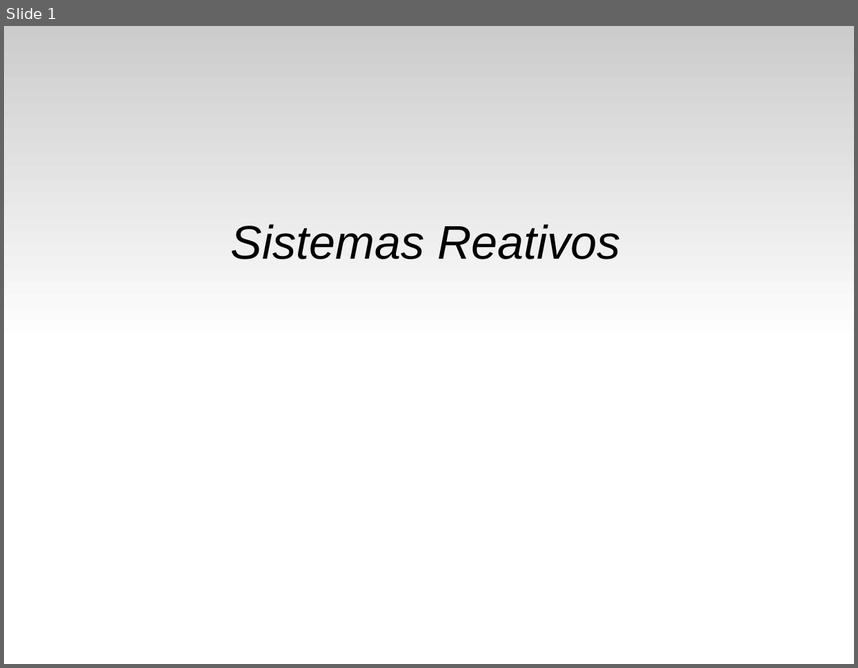
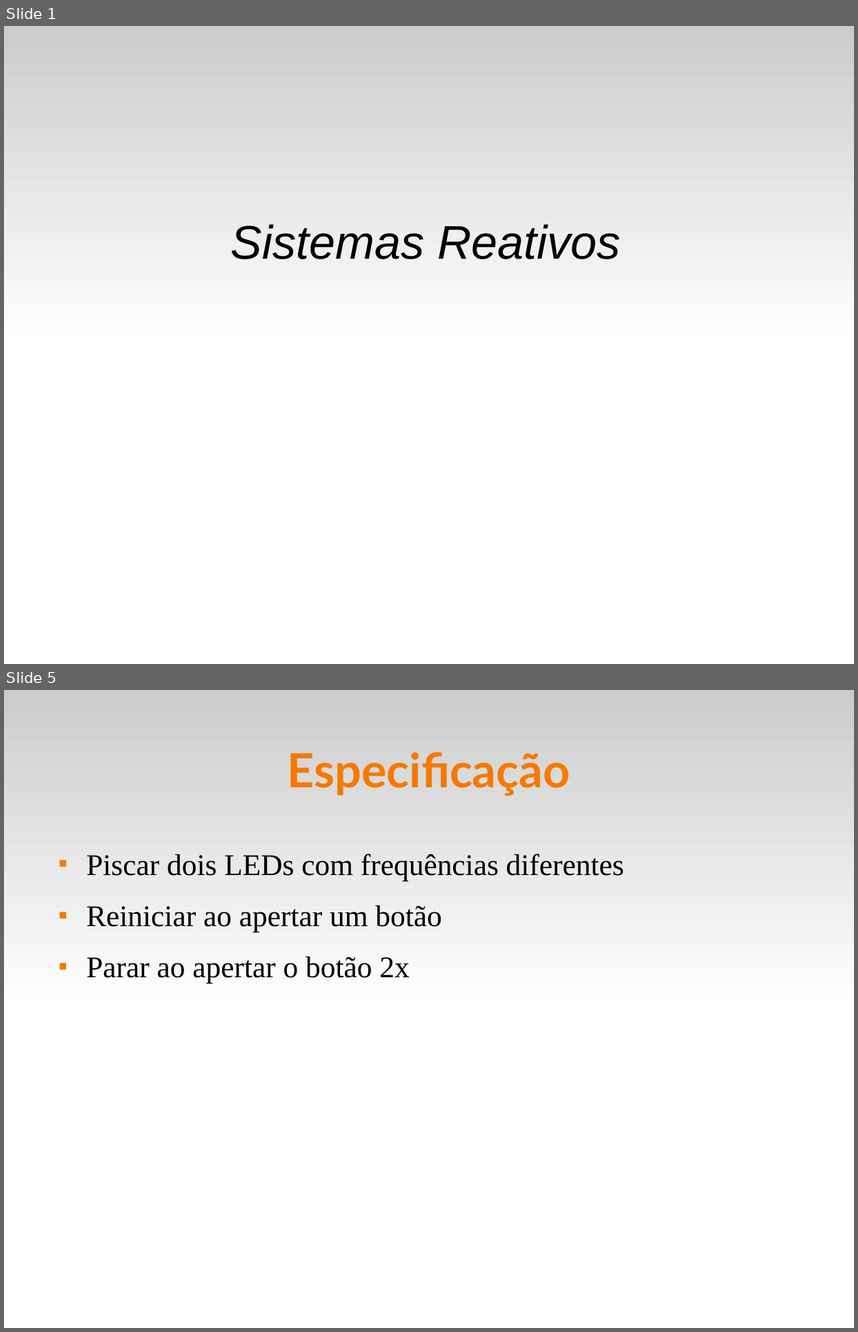
Before and after one commit to fsantanna-uerj/reativos, a slide deck: slides/01_reativos.odp. Shown one above the other, each under a label of ours: slide 1 before the commit, slides 1 and 5 after it; the slides between them are not shown. The pictures are 858x668 and 858x1332 pixels, drawn with LibreOffice and Linux fonts; fonts in the diff are those of the drawing. Boxes give left, top, right and bottom in pixels: in the first picture for what was removed or moved away, otherwise in the second. Text is boxed around its words. In the diff, an @@ line names an element or a change of style, - is before the commit and + after.

```diff
--- a/slides/01_reativos.odp
+++ b/slides/01_reativos.odp
@@ slide 5 added at <box>4,690,854,1328</box>, background #FFFFFF; not listed: 1 template element that a slide beside it also shows @@
@@ title added at <box>288,752,570,796</box>, 44 pt, text #F57900, bold @@
+Especificação
@@ text added at <box>86,854,624,983</box>, 28 pt, text #000000 @@
+■ Piscar dois LEDs com frequências diferentes
+■ Reiniciar ao apertar um botão
+■ Parar ao apertar o botão 2x
```
Also in this commit, not shown: 1 slide changed, 2 other slides added, 3 slides removed, 1 other file.
